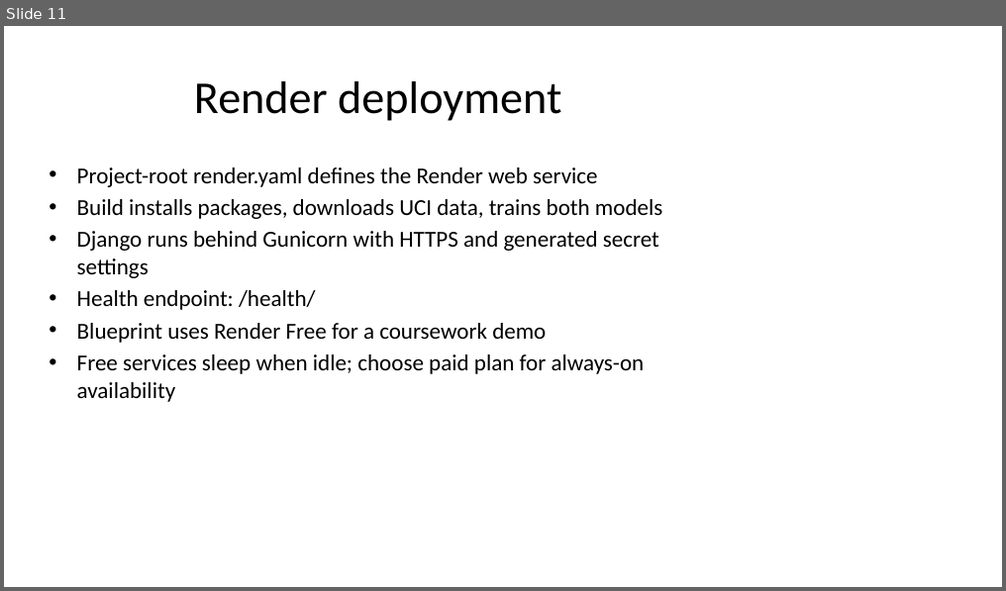
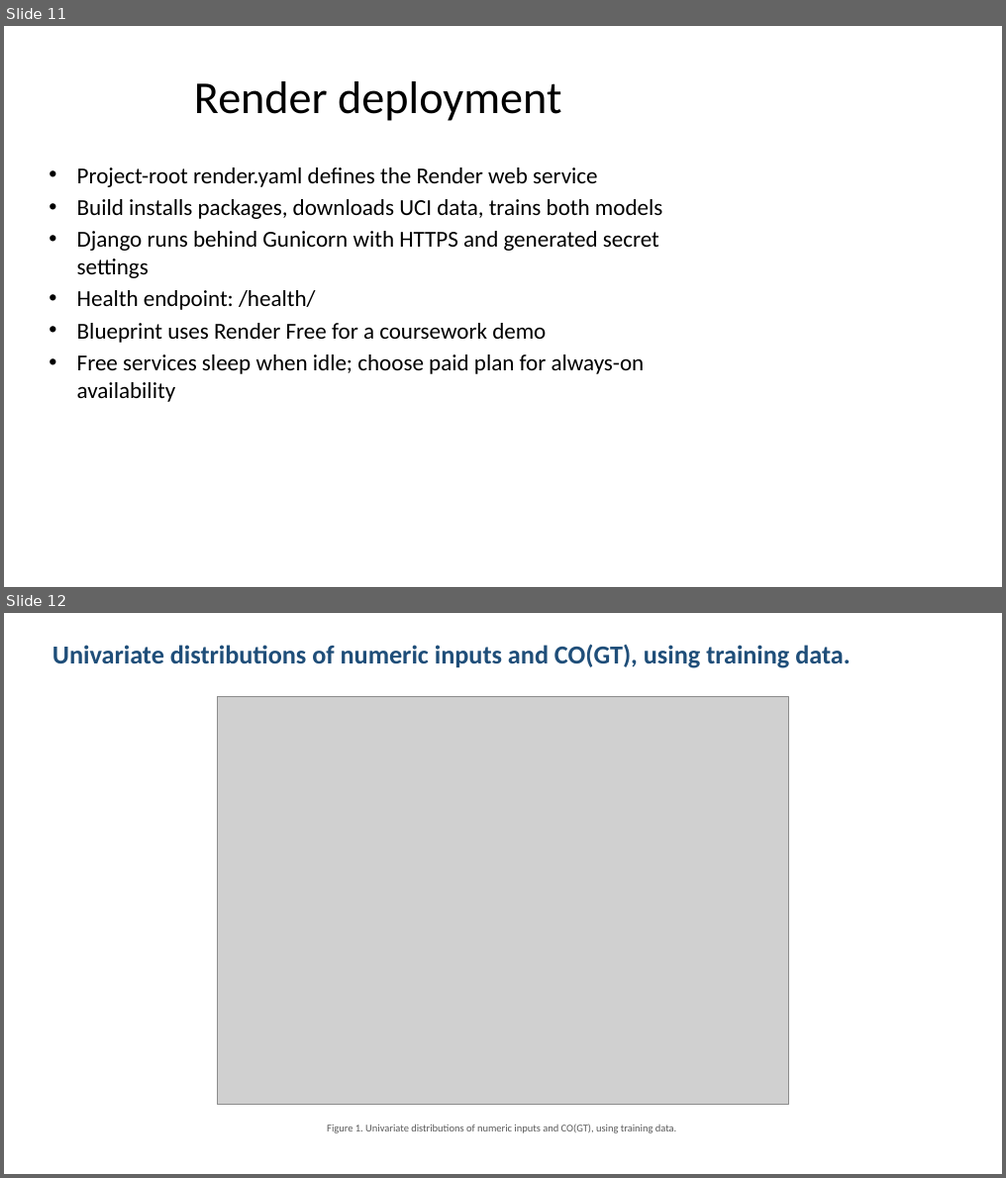
Before and after one commit to killshot-0/Online-shopping-purchase-prediction-and-Air-quality-estimation, a slide deck: outputs/ML_Process_Presentation.pptx. Shown one above the other, each under a label of ours: slide 11 before the commit, slides 11 and 12 after it. The pictures are 1006x591 and 1006x1178 pixels, drawn with LibreOffice and Linux fonts; fonts in the diff are those of the drawing; grey boxes stand for pictures. Boxes give left, top, right and bottom in pixels: in the first picture for what was removed or moved away, otherwise in the second. Text is boxed around its words. In the diff, an @@ line names an element or a change of style, - is before the commit and + after.

```diff
--- a/outputs/ML_Process_Presentation.pptx
+++ b/outputs/ML_Process_Presentation.pptx
@@ slide 12 added at (x1=4, y1=613, x2=1002, y2=1174), background #FFFFFF @@
@@ text added at (x1=53, y1=644, x2=850, y2=668), 25 pt, text #1F4E79, bold @@
+Univariate distributions of numeric inputs and CO(GT), using training data.
@@ picture added at (x1=218, y1=697, x2=788, y2=1105) @@
@@ text added at (x1=327, y1=1124, x2=676, y2=1134), 10 pt, text #5A5A5A @@
+Figure 1. Univariate distributions of numeric inputs and CO(GT), using training data.
```
Also in this commit, not shown: 2 slides changed, 7 other slides added, 10 other files.
